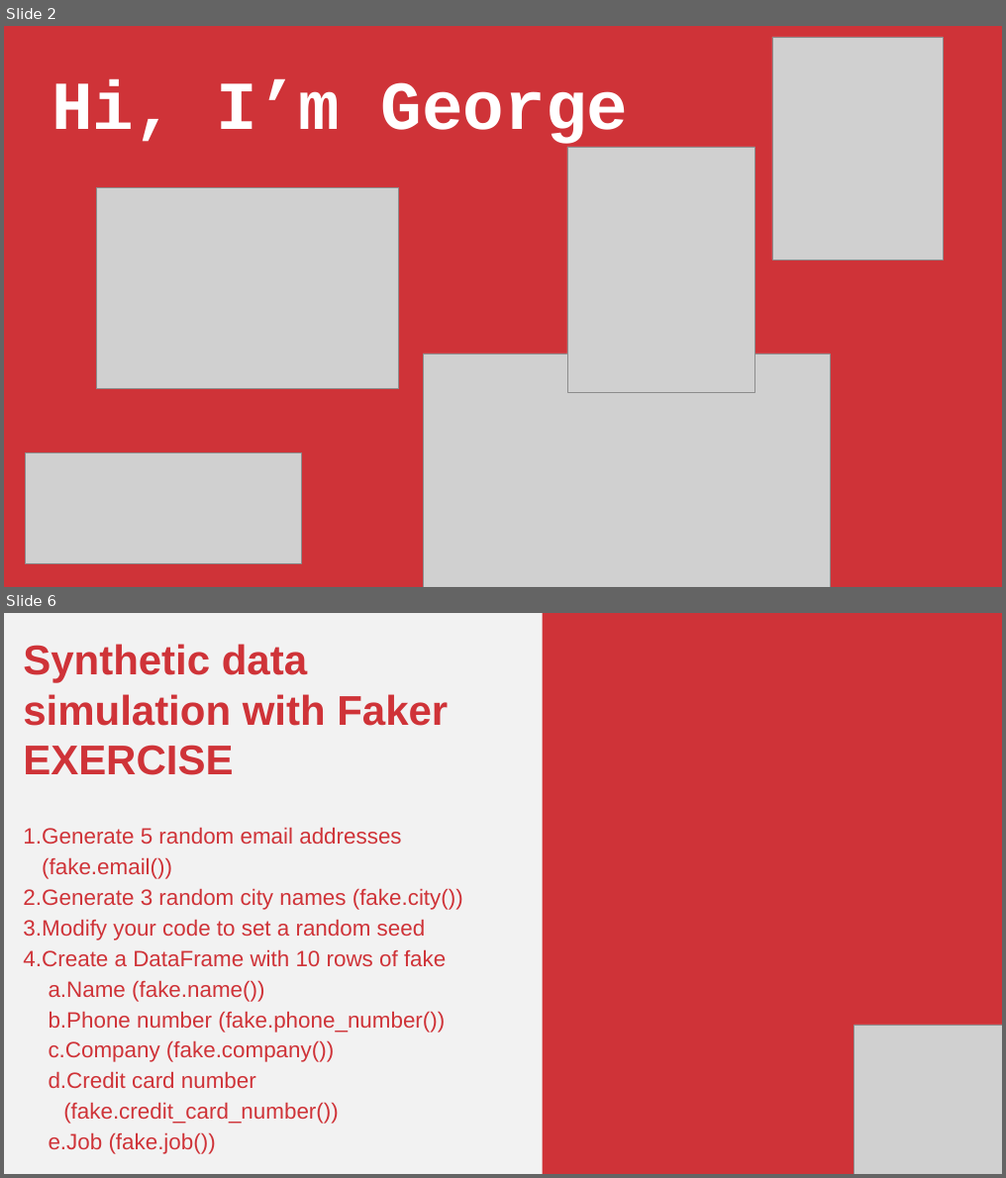
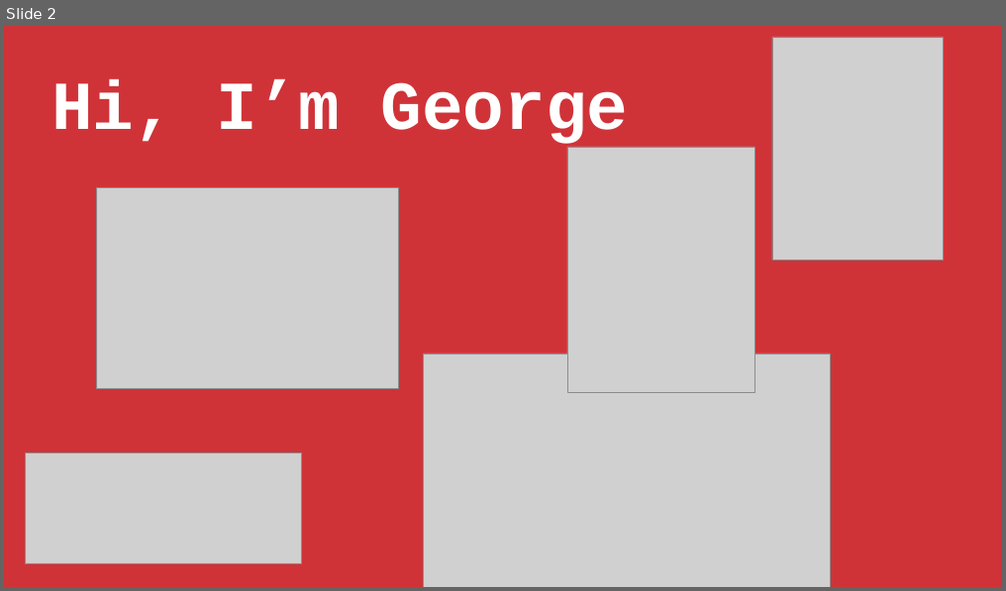
Before and after one commit to stringfestdata/first-steps-office-scripts, a slide deck: first-steps-office-scripts.pptx. Shown one above the other, each under a label of ours: slides 2 and 6 before the commit, slide 2 after it; the slides between them are not shown. The pictures are 1006x1178 and 1006x591 pixels, drawn with LibreOffice and Linux fonts; fonts in the diff are those of the drawing; grey boxes stand for pictures. Boxes give left, top, right and bottom in pixels: in the first picture for what was removed or moved away, otherwise in the second. Text is boxed around its words. In the diff, an @@ line names an element or a change of style, - is before the commit and + after.

```diff
--- a/first-steps-office-scripts.pptx
+++ b/first-steps-office-scripts.pptx
@@ slide 6 removed at (x1=4, y1=613, x2=1002, y2=1174), background #F2F2F2 @@
@@ rectangle removed at (x1=542, y1=613, x2=1002, y2=1174) @@
@@ text removed at (x1=23, y1=644, x2=463, y2=1155) @@
-Synthetic data simulation with Faker EXERCISE
-1. Generate 5 random email addresses (fake.email())
-2. Generate 3 random city names (fake.city())
-3. Modify your code to set a random seed
-4. Create a DataFrame with 10 rows of fake
-  a. Name (fake.name())
-  b. Phone number (fake.phone_number())
-  c. Company (fake.company())
-  d. Credit card number (fake.credit_card_number())
-  e. Job (fake.job())
-File: monte-carlo-demos.xlsx
@@ picture removed at (x1=854, y1=1025, x2=1002, y2=1174) @@
```
Also in this commit, not shown: 2 slides changed, 11 slides added, 9 other slides removed, 3 other files.
